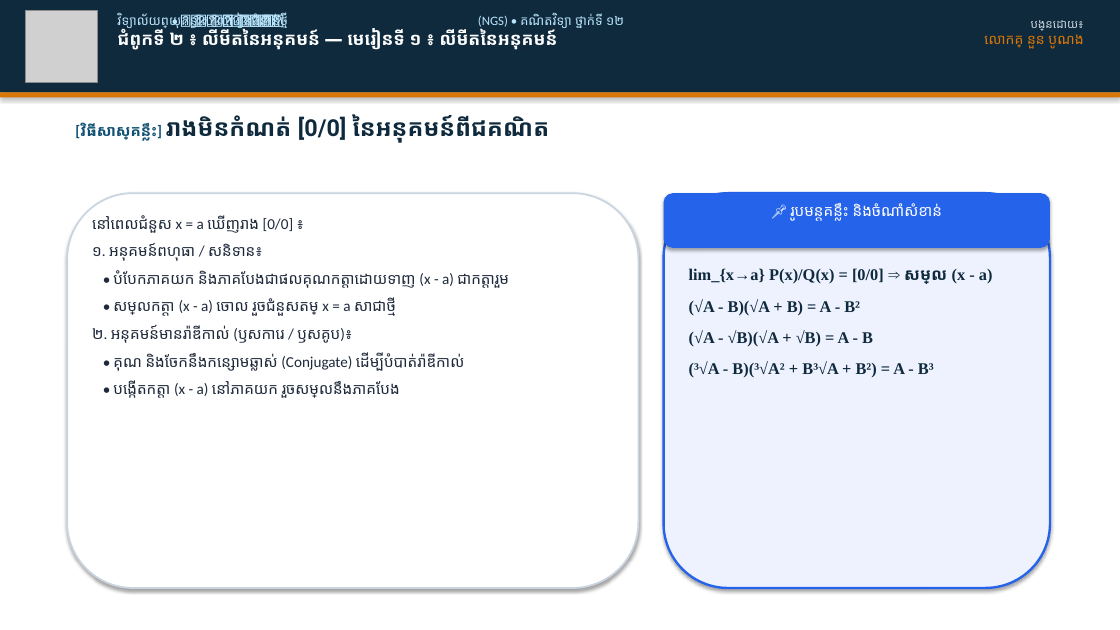
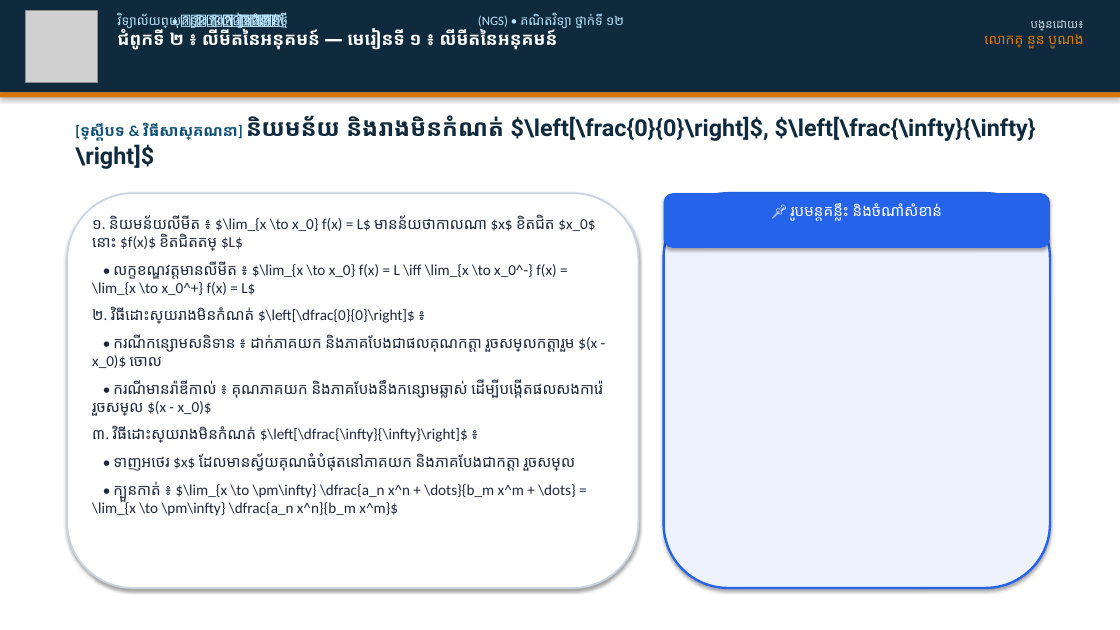
Before and after one commit to nuonbonorng8888-beep/teacher-dashboard, a slide deck: slide 5 of slides/ជំពូកទី២_មេរៀនទី១_លីមីតនៃអនុគមន៍.pptx (slide 4 before the commit). Drawn at 1120x630 pixels with LibreOffice and Linux fonts; fonts in the diff are those of the drawing; grey boxes stand for pictures. Boxes give left, top, right and bottom in pixels: in the first picture for what was removed or moved away, otherwise in the second. Text is boxed around its words. In the diff, an @@ line names an element or a change of style, - is before the commit and + after.

```diff
--- a/slides/ជំពូកទី២_មេរៀនទី១_លីមីតនៃអនុគមន៍.pptx
+++ b/slides/ជំពូកទី២_មេរៀនទី១_លីមីតនៃអនុគមន៍.pptx
@@ text at box(75, 115, 1036, 169): text changed @@
-[វិធីសាស្ត្រគន្លឹះ] រាងមិនកំណត់ [0/0] នៃអនុគមន៍ពីជគណិត
+[ទ្រឹស្តីបទ & វិធីសាស្ត្រគណនា] និយមន័យ និងរាងមិនកំណត់ $\left[\frac{0}{0}\right]$, $\left[\frac{\infty}{\infty}\right]$
@@ text at box(92, 215, 605, 516): text changed @@
-នៅពេលជំនួស x = a ឃើញរាង [0/0] ៖
-១. អនុគមន៍ពហុធា / សនិទាន៖
-• បំបែកភាគយក និងភាគបែងជាផលគុណកត្តាដោយទាញ (x - a) ជាកត្តារួម
-• សម្រួលកត្តា (x - a) ចោល រួចជំនួសតម្លៃ x = a សាជាថ្មី
-២. អនុគមន៍មានរ៉ាឌីកាល់ (ឫសការេ / ឫសគូប)៖
-• គុណ និងចែកនឹងកន្សោមឆ្លាស់ (Conjugate) ដើម្បីបំបាត់រ៉ាឌីកាល់
-• បង្កើតកត្តា (x - a) នៅភាគយក រួចសម្រួលនឹងភាគបែង
+១. និយមន័យលីមីត ៖ $\lim_{x \to x_0} f(x) = L$ មានន័យថាកាលណា $x$ ខិតជិត $x_0$ នោះ $f(x)$ ខិតជិតតម្លៃ $L$
+• លក្ខខណ្ឌវត្តមានលីមីត ៖ $\lim_{x \to x_0} f(x) = L \iff \lim_{x \to x_0^-} f(x) = \lim_{x \to x_0^+} f(x) = L$
+២. វិធីដោះស្រាយរាងមិនកំណត់ $\left[\dfrac{0}{0}\right]$ ៖
+• ករណីកន្សោមសនិទាន ៖ ដាក់ភាគយក និងភាគបែងជាផលគុណកត្តា រួចសម្រួលកត្តារួម $(x - x_0)$ ចោល
+• ករណីមានរ៉ាឌីកាល់ ៖ គុណភាគយក និងភាគបែងនឹងកន្សោមឆ្លាស់ ដើម្បីបង្កើតផលសងការ៉េ រួចសម្រួល $(x - x_0)$
+៣. វិធីដោះស្រាយរាងមិនកំណត់ $\left[\dfrac{\infty}{\infty}\right]$ ៖
+• ទាញអថេរ $x$ ដែលមានស្វ័យគុណធំបំផុតនៅភាគយក និងភាគបែងជាកត្តា រួចសម្រួល
+• ក្បួនកាត់ ៖ $\lim_{x \to \pm\infty} \dfrac{a_n x^n + \dots}{b_m x^m + \dots} = \lim_{x \to \pm\infty} \dfrac{a_n x^n}{b_m x^m}$
@@ text removed at box(689, 268, 993, 378) @@
-lim_{x→a} P(x)/Q(x) = [0/0] ⇒ សម្រួល (x - a)
-(√A - B)(√A + B) = A - B²
-(√A - √B)(√A + √B) = A - B
-(³√A - B)(³√A² + B³√A + B²) = A - B³
```
Also in this commit, not shown: 12 other slides changed, 1 slide added, 12 other files.
